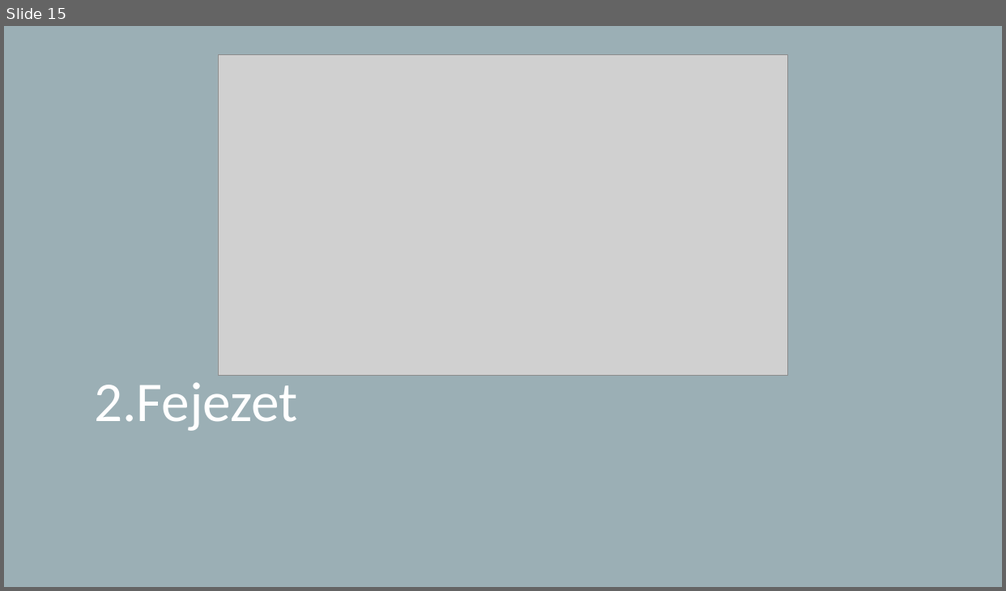
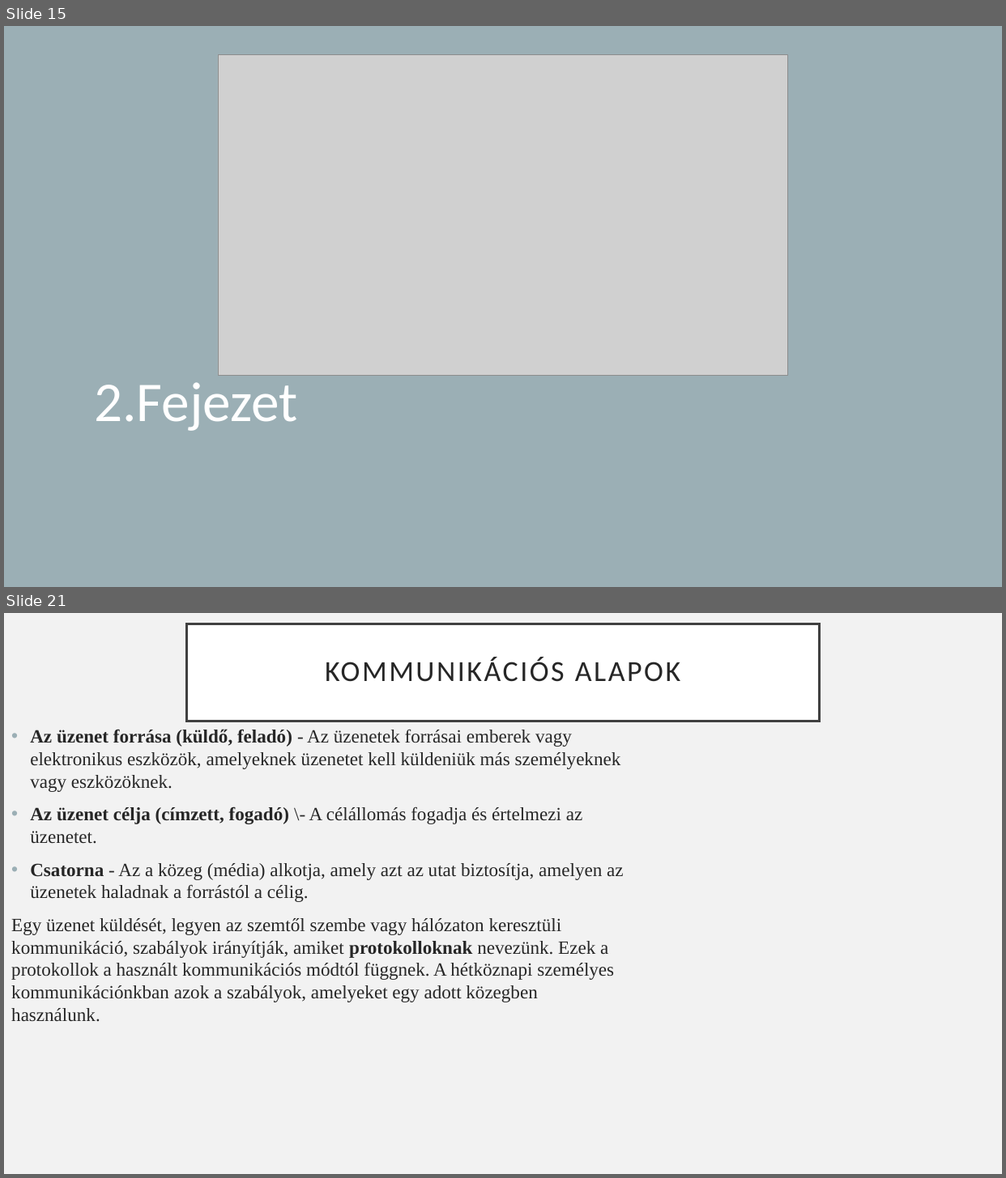
Before and after one commit to Feenc/sulishtml, a slide deck: cisco/cisco2.pptx. Shown one above the other, each under a label of ours: slide 15 before the commit, slides 15 and 21 after it; the slides between them are not shown. The pictures are 1006x591 and 1006x1178 pixels, drawn with LibreOffice and Linux fonts; fonts in the diff are those of the drawing; grey boxes stand for pictures. Boxes give left, top, right and bottom in pixels: in the first picture for what was removed or moved away, otherwise in the second. Text is boxed around its words. In the diff, an @@ line names an element or a change of style, - is before the commit and + after.

```diff
--- a/cisco/cisco2.pptx
+++ b/cisco/cisco2.pptx
@@ slide 21 added at [4,613,1002,1174], background #F2F2F2 @@
@@ title added at [187,624,819,721], fill #FFFFFF, outline #404040 2.5 pt, 28 pt, text #262626 @@
+KOMMUNIKÁCIÓS ALAPOK
@@ text added at [11,729,623,1022], 18 pt, text #262626 @@
+• Az üzenet forrása (küldő, feladó) - Az üzenetek forrásai emberek vagy elektronikus eszközök, amelyeknek üzenetet kell küldeniük más személyeknek vagy eszközöknek.
+• Az üzenet célja (címzett, fogadó) \- A célállomás fogadja és értelmezi az üzenetet.
+• Csatorna - Az a közeg (média) alkotja, amely azt az utat biztosítja, amelyen az üzenetek haladnak a forrástól a célig.
+Egy üzenet küldését, legyen az szemtől szembe vagy hálózaton keresztüli kommunikáció, szabályok irányítják, amiket protokolloknak nevezünk. Ezek a protokollok a használt kommunikációs módtól függnek. A hétköznapi személyes kommunikációnkban azok a szabályok, amelyeket egy adott közegben használunk.
```
Also in this commit, not shown: 5 slides changed, 5 other slides added.
